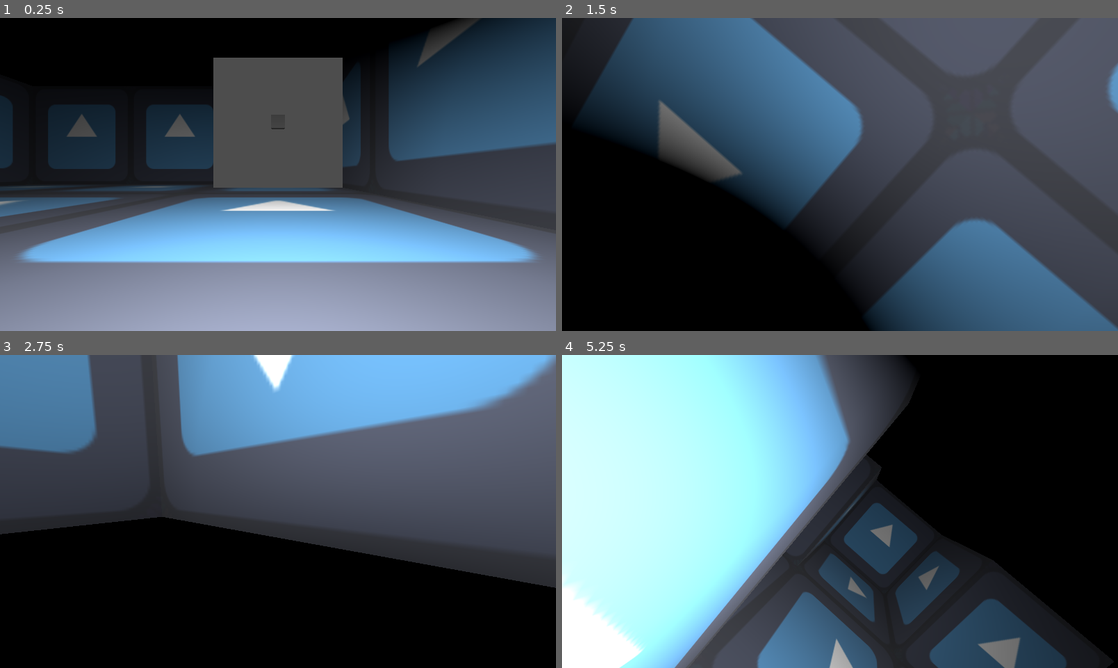
Above: before the commit, frames 1-4 (two rows, left to right).
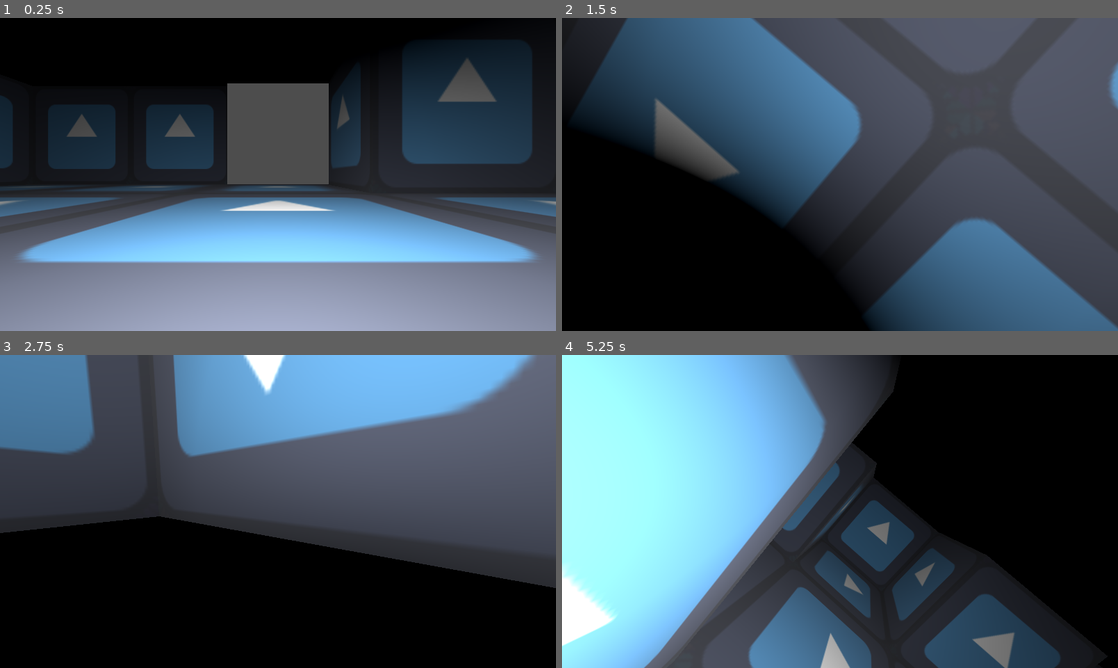
Above: after the commit, the same moments.

Repository: DnumdeYevoc/PooPee-Portal
Game: Godot game, scene res://Game.tscn
Same seed, same stepped clock (60 frames per second), same inputs: the game is played once before the commit and once after it. The engine's default icon, where the game draws it, is replaced by a stand-in: a white triangle on a blue panel in a dark square.
Inputs (mouse positions are in pixels of both pictures, inside the frame that each line leads up to):
- Up to frame 1 (0.25 s): no input
- Up to frame 2 (1.5 s): tap Enter at 0.5 s; move the mouse to (962, 158) at 0.52 s; hold D (Right) 0.53-1.28 s; tap Space (Space) at 0.6, 1.35 s; click (962, 158) at 0.67 s; move the mouse to (812, 174) at 1.27 s; hold W (Forward) from 1.28 s (still down)
- Up to frame 3 (2.75 s): keep holding W (Forward); move the mouse to (289, 505) at 2.02 s; tap Space (Space) at 2.1 s
- Up to frame 4 (5.25 s): keep holding W (Forward); move the mouse to (834, 517) at 2.77 s; tap Space (Space) every 0.75 s from 2.85 to 5.1 s; move the mouse to (878, 514) at 3.52 s; move the mouse to (795, 508) at 4.27 s; move the mouse to (845, 511) at 5.02 s

The runs differ from the first frame. In frame 1, 16% of the frame differs, in the area x 38-100%, y 0-64%; in frame 2, 0.8%; in frame 3, 2.1%; in frame 4, 45%, in the area x 0-97%, y 0-100%.

Commit message:
fixed portal rotation, one bug with portals dissapearing (might be chromebook lag)

Diff:
--- a/finalproject/Map.tscn
+++ b/finalproject/Map.tscn
@@ -50,7 +50,7 @@
 script = ExtResource("1_yggw8")
 
 [node name="Layer0" type="TileMapLayer" parent="."]
-tile_map_data = PackedByteArray("AAAAAP//AAAAAAEAAAD/////AAA …(880 unchanged characters)… AAAAAAAAHAPv/AAAAAAAAAAAGAPz/AAAAAAAAAAA=")
+tile_map_data = PackedByteArray("AAAAAP//AAAAAAEAAAD/////AAA …(880 unchanged characters)… AAAAAAAAHAPv/AAAAAAAAAAAGAPz/AAAAAAAAAAABAAAAAAAAAAAAAAAEAP7/AAAAAAAAAAAFAP7/AAAAAAAAAAA=")
 tile_set = SubResource("TileSet_vfn8j")
 
 [node name="Layer1" type="TileMapLayer" parent="."]
--- a/finalproject/Player.gd
+++ b/finalproject/Player.gd
@@ -7,9 +7,9 @@
 @onready var cam = $Neck/Camera3D2
 var offset :float= 0
 @onready var dir:= Vector3(0,0,0)
-var gravity := Vector3(0,-1,0)
+var gravity := Vector3i(0,-1,0)
 var rotate_cam: bool = false
-var angle := 0
+var angle :int= 0
 func _unhandled_input(event: InputEvent) -> void:
 	if event is InputEventMouseButton:
 		Input.set_mouse_mode(Input.MOUSE_MODE_CAPTURED)
@@ -38,5 +38,5 @@
 			rotate_cam = false
 			count = 0
 
-	velocity = Vector3(dir*speed*delta)+gravity*Globals.GRAVITY
+	velocity = Vector3i(dir*speed*delta)+gravity*Globals.GRAVITY
 	move_and_slide()
--- a/finalproject/Portal.gd
+++ b/finalproject/Portal.gd
@@ -42,18 +42,29 @@
 	update_camera_to_other_portal()
 	update_size()
 
-func _process(delta):
+
+
+func _physics_process(_delta):
+
+	do_updates()
 	update_size()
-
-func _physics_process(delta):
-	do_updates()
-
 
 func _ready():
 	$PortalVisual.set_layer_mask_value(1, false)
 	$PortalVisual.set_layer_mask_value(cull_layer, true)
 	$CameraViewport/Camera3D.set_cull_mask_value(other_portal.cull_layer, false)
-
+	if rot==0:
+		@warning_ignore("integer_division")
+		position.z -= (Globals.GRID_SIZE/2)-0.5
+	if rot==1:
+		@warning_ignore("integer_division")
+		position.x += (Globals.GRID_SIZE/2)-0.5
+	if rot==2:
+		@warning_ignore("integer_division")
+		position.z += (Globals.GRID_SIZE/2)-0.5
+	if rot==3:
+		@warning_ignore("integer_division")
+		position.x -= (Globals.GRID_SIZE/2)-0.5
 	update_size()
 func update_size():
 	$PortalVisual.size.x = self.size.x
@@ -63,6 +74,11 @@
 		self.size.y + self.portal_area_y_margin * 2,
 		self.portal_area_z_margin * 2)
 	rotation_degrees.y = rot*90
+	$RigidBody3D/Floor.shape.size =Vector3(
+		self.size.x*2,
+		0,
+		 2)
+	$RigidBody3D/Floor.position.y= -self.size.y/2 -0.01
 func teleport(body: PhysicsBody3D):
 	body.offset +=   other_portal.rotation.y -self.rotation.y
 	var rel_this_portal = self.global_transform.affine_inverse() * body.global_transform
@@ -80,5 +96,5 @@
 		teleport(body)
 
 
-func _on_body_exited(body: Node3D) -> void:
+func _on_body_exited(_body: Node3D) -> void:
 	do_teleport = true
--- a/finalproject/Portal.tscn
+++ b/finalproject/Portal.tscn
@@ -16,6 +16,8 @@
 margin = 1.0
 size = Vector3(1, 2, 0.3)
 
+[sub_resource type="BoxShape3D" id="BoxShape3D_vvxxf"]
+
 [node name="Portal" type="Area3D"]
 script = ExtResource("1_n7w3h")
 portal_area_z_margin = 0.0
@@ -26,8 +28,6 @@
 size = Vector3(1, 2, 0.1)
 material = SubResource("ShaderMaterial_6n14c")
 
-[node name="CSGBox3D" type="CSGBox3D" parent="PortalVisual"]
-
 [node name="CameraViewport" type="SubViewport" parent="."]
 
 [node name="Camera3D" type="Camera3D" parent="CameraViewport"]
@@ -35,5 +35,10 @@
 [node name="CollisionShape3D" type="CollisionShape3D" parent="."]
 shape = SubResource("BoxShape3D_ha1ku")
 
+[node name="RigidBody3D" type="RigidBody3D" parent="."]
+
+[node name="Floor" type="CollisionShape3D" parent="RigidBody3D"]
+shape = SubResource("BoxShape3D_vvxxf")
+
 [connection signal="body_entered" from="." to="." method="_on_body_entered"]
 [connection signal="body_exited" from="." to="." method="_on_body_exited"]
--- a/finalproject/cell.gd
+++ b/finalproject/cell.gd
@@ -8,11 +8,12 @@
 @onready var eastface:= $EastFace
 @onready var westface:= $WestFace
 @onready var southface:= $SouthFace
-var world := []
+
 var count :int = -1
 
 func _ready() -> void:
 	for child in get_children():
+		@warning_ignore("integer_division")
 		child.position *= Vector3(Globals.GRID_SIZE/2,Globals.GRID_SIZE/2,Globals.GRID_SIZE/2)
 		child.scale = Vector3(Globals.GRID_SIZE,Globals.GRID_SIZE,Globals.GRID_SIZE)
 
@@ -25,6 +26,7 @@
 	for layer in world:
 		count+=1
 		if position.y/Globals.GRID_SIZE== count:
+			@warning_ignore("narrowing_conversion")
 			var my_grid_pos = Vector2i(position.x/Globals.GRID_SIZE, position.z/Globals.GRID_SIZE)
 			if layer.has(my_grid_pos + Vector2i.RIGHT):
 				eastface.hide()
--- a/finalproject/game.gd
+++ b/finalproject/game.gd
@@ -15,9 +15,6 @@
 	generate_map()
 
 
-# Called every frame. 'delta' is the elapsed time since the previous frame.
-func _process(delta: float) -> void:
-	pass
 
 func generate_map():
 	if not Map is PackedScene: return
@@ -40,26 +37,27 @@
 				if tilemap.get_cell_atlas_coords(tile)== Vector2i(x,1):
 
 					var portal = PortalScene.instantiate()
-
+					portal.index= x
 					portal.position = Vector3(tile.x*Globals.GRID_SIZE,count*Globals.GRID_SIZE,tile.y*Globals.GRID_SIZE)
-					portal.index= x
 					portal.size = Vector2(Globals.GRID_SIZE,Globals.GRID_SIZE)
 					portal.rot = tilemap.get_cell_source_id(tile)
 					portallist.append(portal)
-					print(portal.position)
+					#portallinking
+					for other_portal in portallist:
+						if not other_portal == self:
+							if other_portal.index == portal.index:
+								other_portal.other_portal = portal
+								portal.other_portal = other_portal
 
+					add_child(portal)
+					portal.do_updates()
 
 		if len(world)== len(tilemap_list):
 			for cell in cells:
 				cell.update_faces(world)
 
-	#portallinking
-	for port in portallist:
-		for other_port in portallist:
-			if other_port.index == port.index:
-				other_port.other_portal = port
-				port.other_portal = other_port
-		self.add_child(port)
-		port.do_updates()
+
+
+
 	count = -1
 	map.free()
Not shown: 1 places in finalproject/Portal.tscn that only renumber resources
